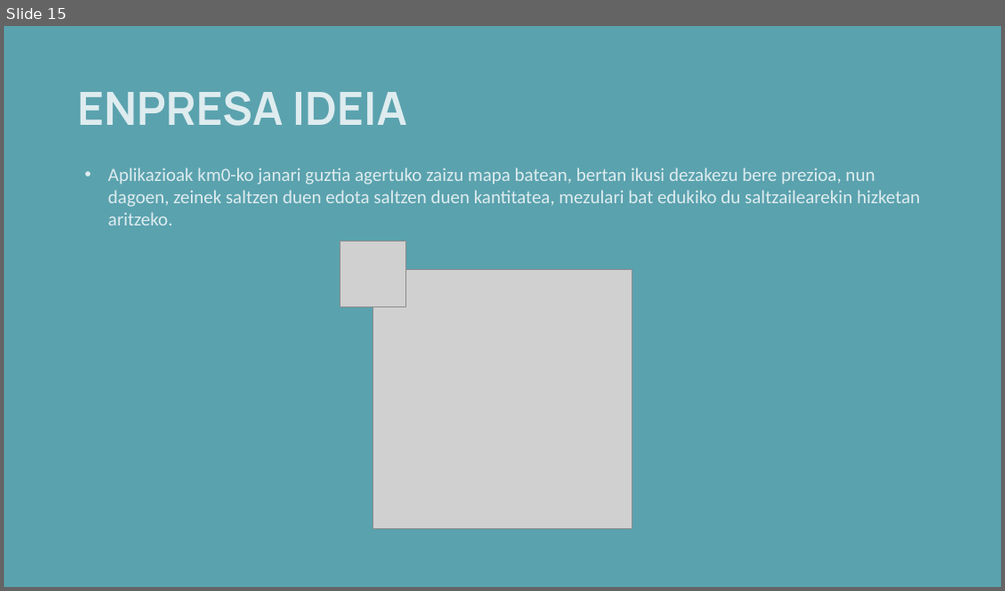
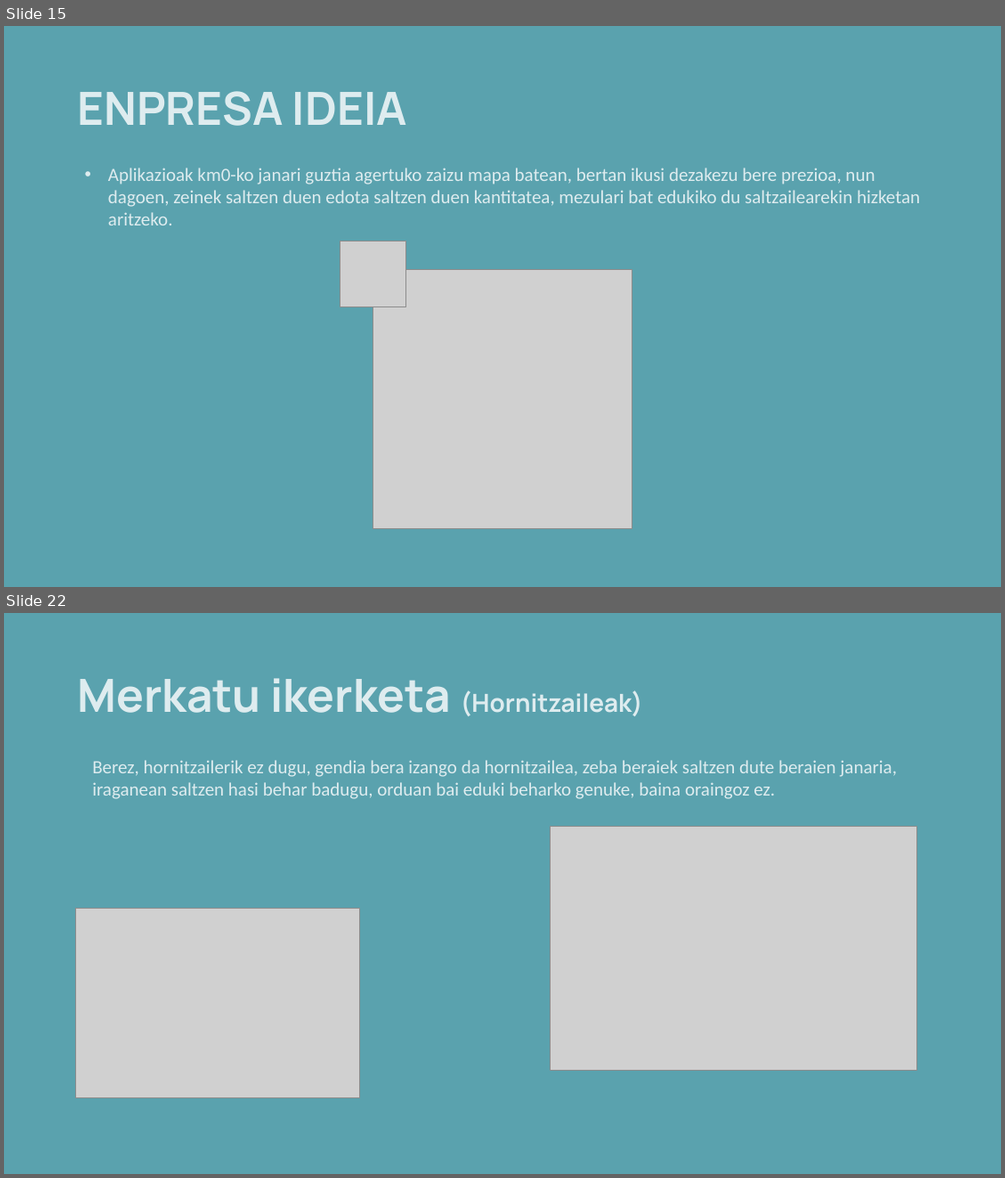
Before and after one commit to anderibanez123/ERRONKA-TSB-RETURNS, a slide deck: 10- Aukezpena/TSB ENPRESA.pptx. Shown one above the other, each under a label of ours: slide 15 before the commit, slides 15 and 22 after it; the slides between them are not shown. The pictures are 1005x591 and 1005x1178 pixels, drawn with LibreOffice and Linux fonts; fonts in the diff are those of the drawing; grey boxes stand for pictures; background and template pictures are left out. Boxes give left, top, right and bottom in pixels: in the first picture for what was removed or moved away, otherwise in the second. Text is boxed around its words. In the diff, an @@ line names an element or a change of style, - is before the commit and + after.

```diff
--- a/10- Aukezpena/TSB ENPRESA.pptx
+++ b/10- Aukezpena/TSB ENPRESA.pptx
@@ slide 22 added at (4, 613, 1001, 1174), background picture (left out) @@
@@ title added at (77, 678, 643, 716), 44 pt, text #DEECEF, bold @@
+Merkatu ikerketa (Hornitzaileak)
@@ text added at (92, 760, 897, 799), 18 pt, text #DEECEF @@
+Berez, hornitzailerik ez dugu, gendia bera izango da hornitzailea, zeba beraiek saltzen dute beraien janaria, iraganean saltzen hasi behar badugu, orduan bai eduki beharko genuke, baina oraingoz ez.
@@ picture added at (550, 826, 917, 1070) @@
@@ picture added at (75, 908, 360, 1097) @@
```
Also in this commit, not shown: 2 slides changed, 5 other slides added.
